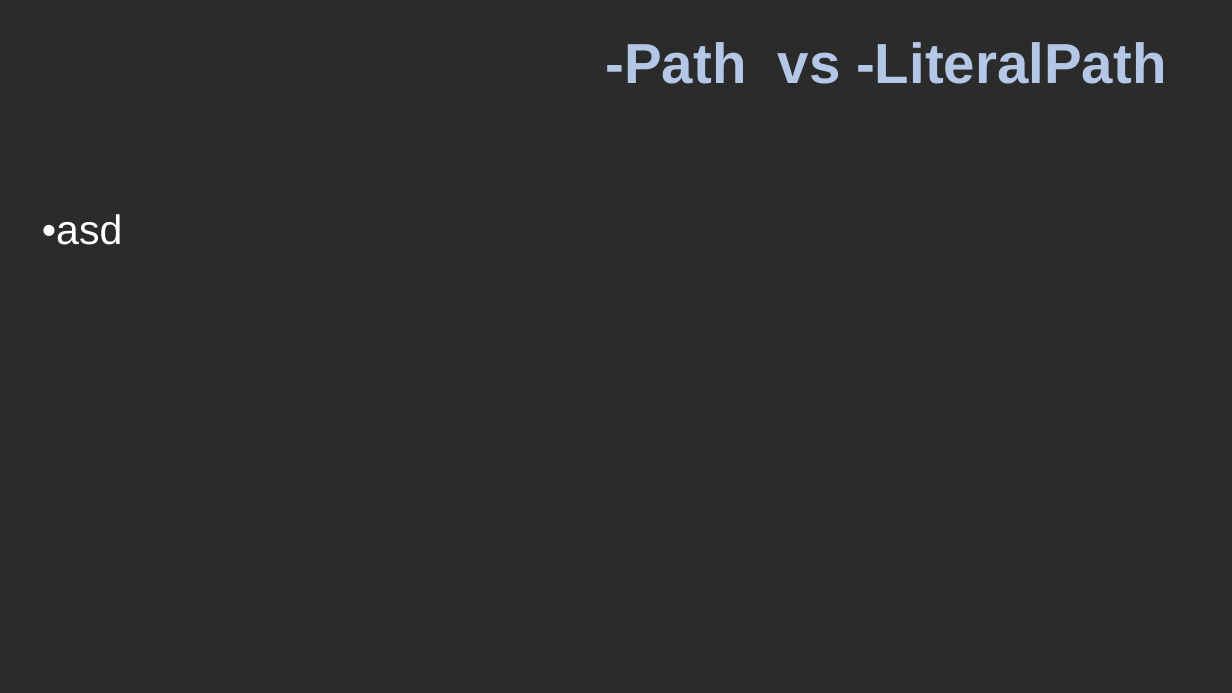
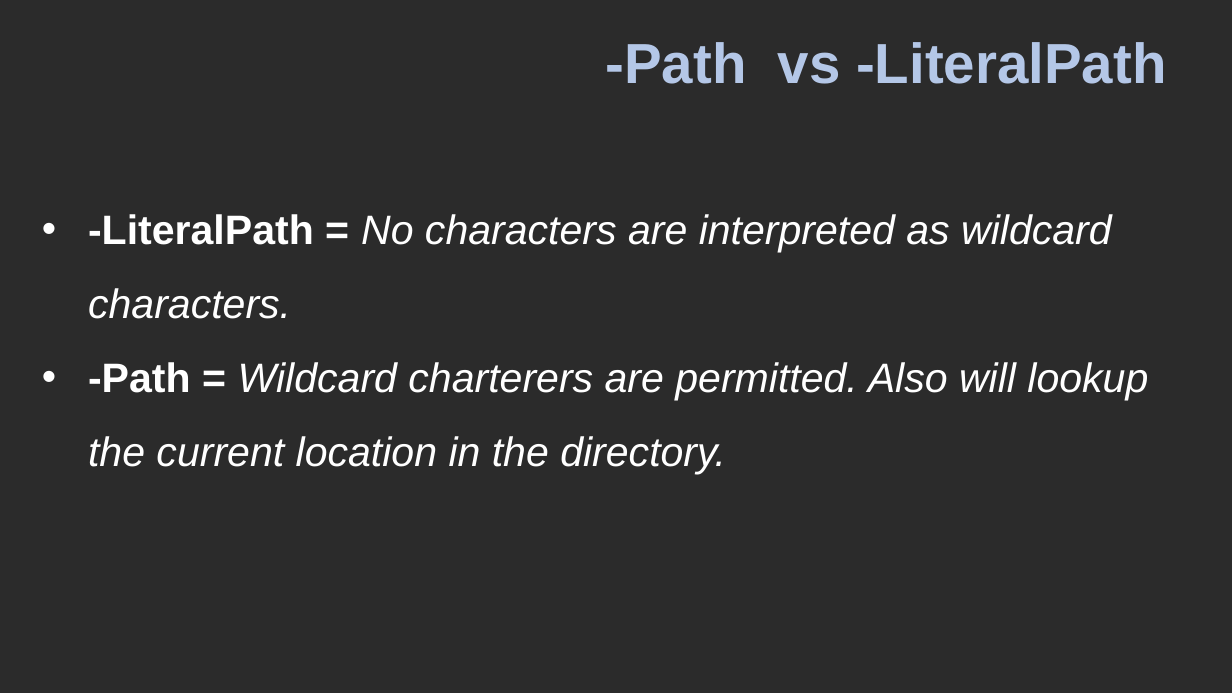
Before and after one commit to ZanattaMichael/BrisPug, a slide deck: slide 6 of Presentations/2020/01 - Jan - 21st/21st January.pptx. Drawn at 1232x693 pixels with LibreOffice and Linux fonts; fonts in the diff are those of the drawing; background and template pictures are left out; a plain dark background stands for a picture behind light text. Boxes give left, top, right and bottom in pixels: in the first picture for what was removed or moved away, otherwise in the second. Text is boxed around its words. In the diff, an @@ line names an element or a change of style, - is before the commit and + after.

```diff
--- a/Presentations/2020/01 - Jan - 21st/21st January.pptx
+++ b/Presentations/2020/01 - Jan - 21st/21st January.pptx
@@ text at <box>88,214,1148,475</box>: text changed; italic on @@
-•asd
+• -LiteralPath = No characters are interpreted as wildcard characters.
+• -Path = Wildcard charterers are permitted. Also will lookup the current location in the directory.
```
Also in this commit, not shown: 1 other slide changed, 1 slide added, 2 slides removed, 3 other files.
